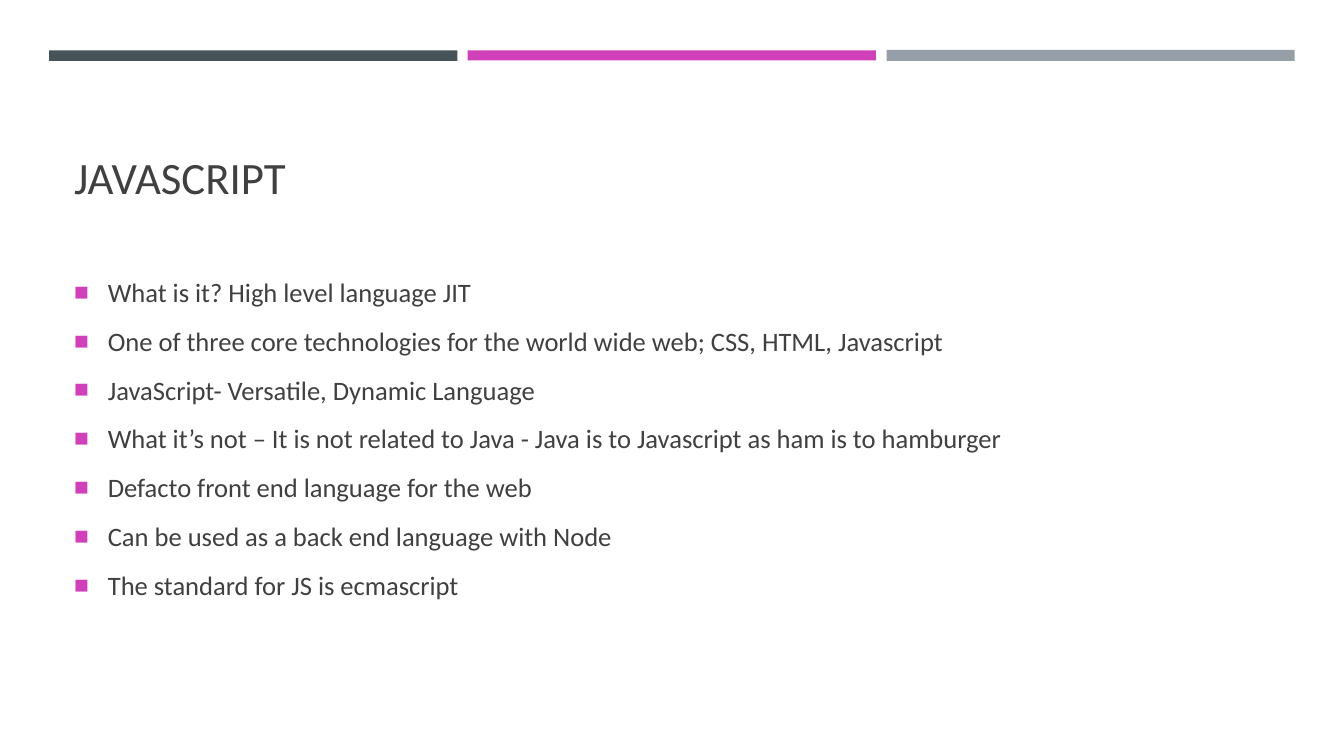
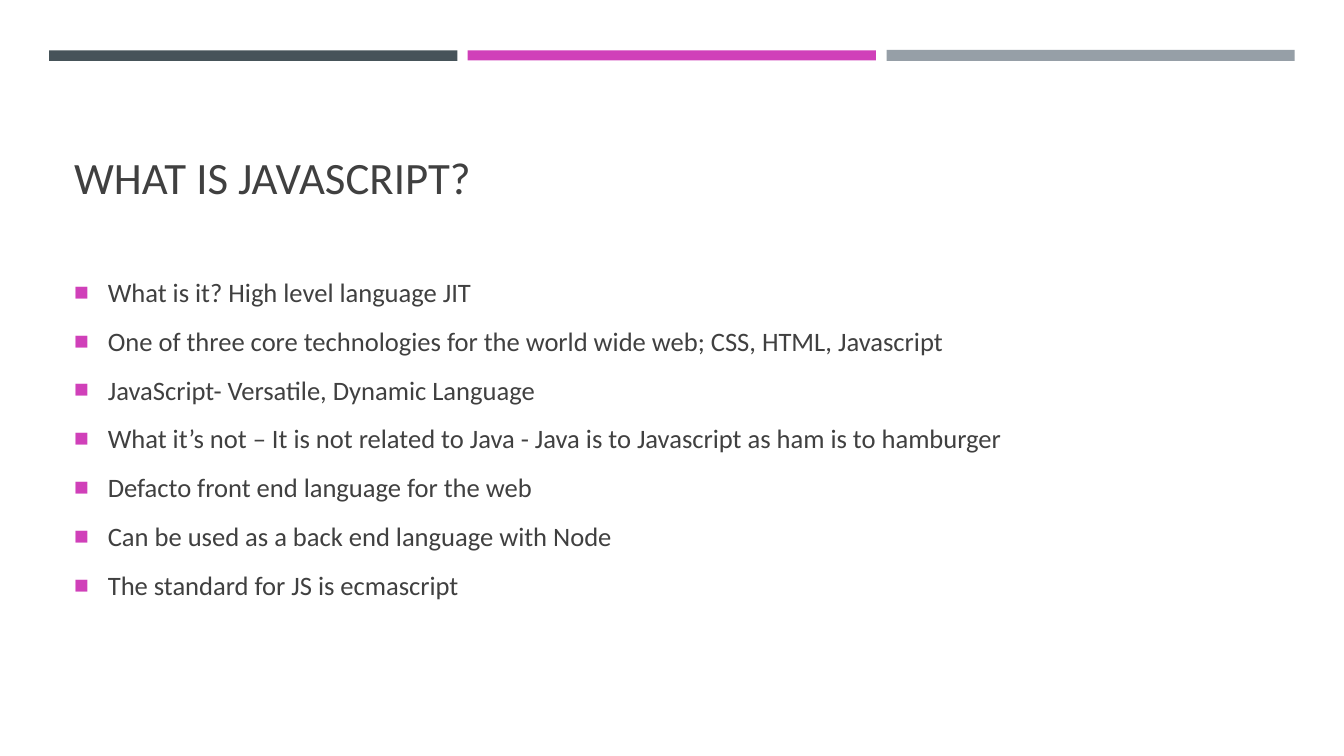
Before and after one commit to zacharysandberg/JavaScriptForNewProgrammersCourse, a slide deck: slide 4 of Week1/Week1.pptx (slide 3 before the commit). Drawn at 1344x756 pixels with LibreOffice and Linux fonts; fonts in the diff are those of the drawing. Boxes give left, top, right and bottom in pixels: in the first picture for what was removed or moved away, otherwise in the second. Text is boxed around its words. In the diff, an @@ line names an element or a change of style, - is before the commit and + after.

```diff
--- a/Week1/Week1.pptx
+++ b/Week1/Week1.pptx
@@ title at (74,163,470,195): text changed @@
-JAVASCRIPT
+WHAT IS JAVASCRIPT?
```
Also in this commit, not shown: 4 other slides changed, 8 slides added, 1 other file.
